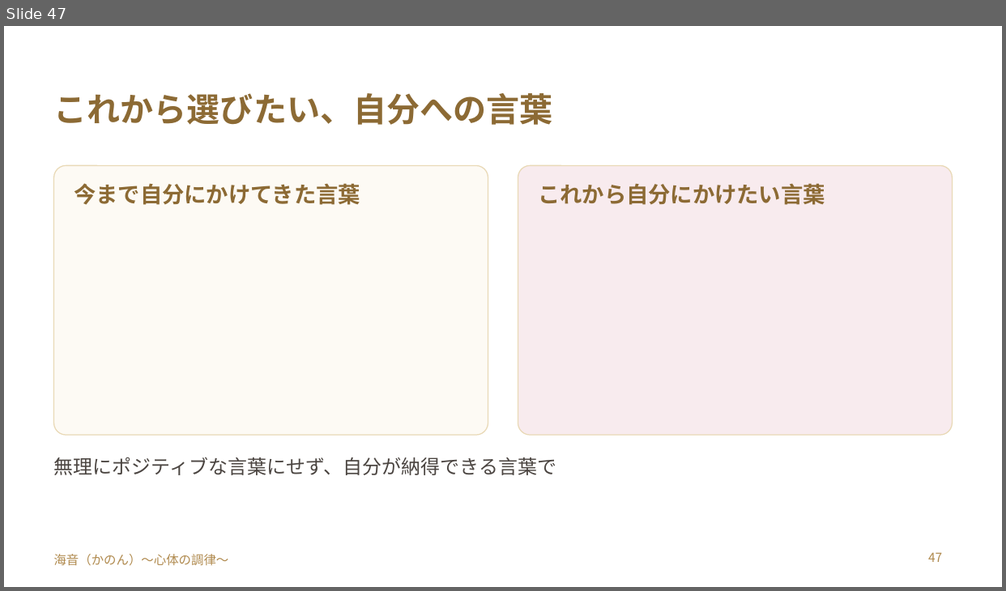
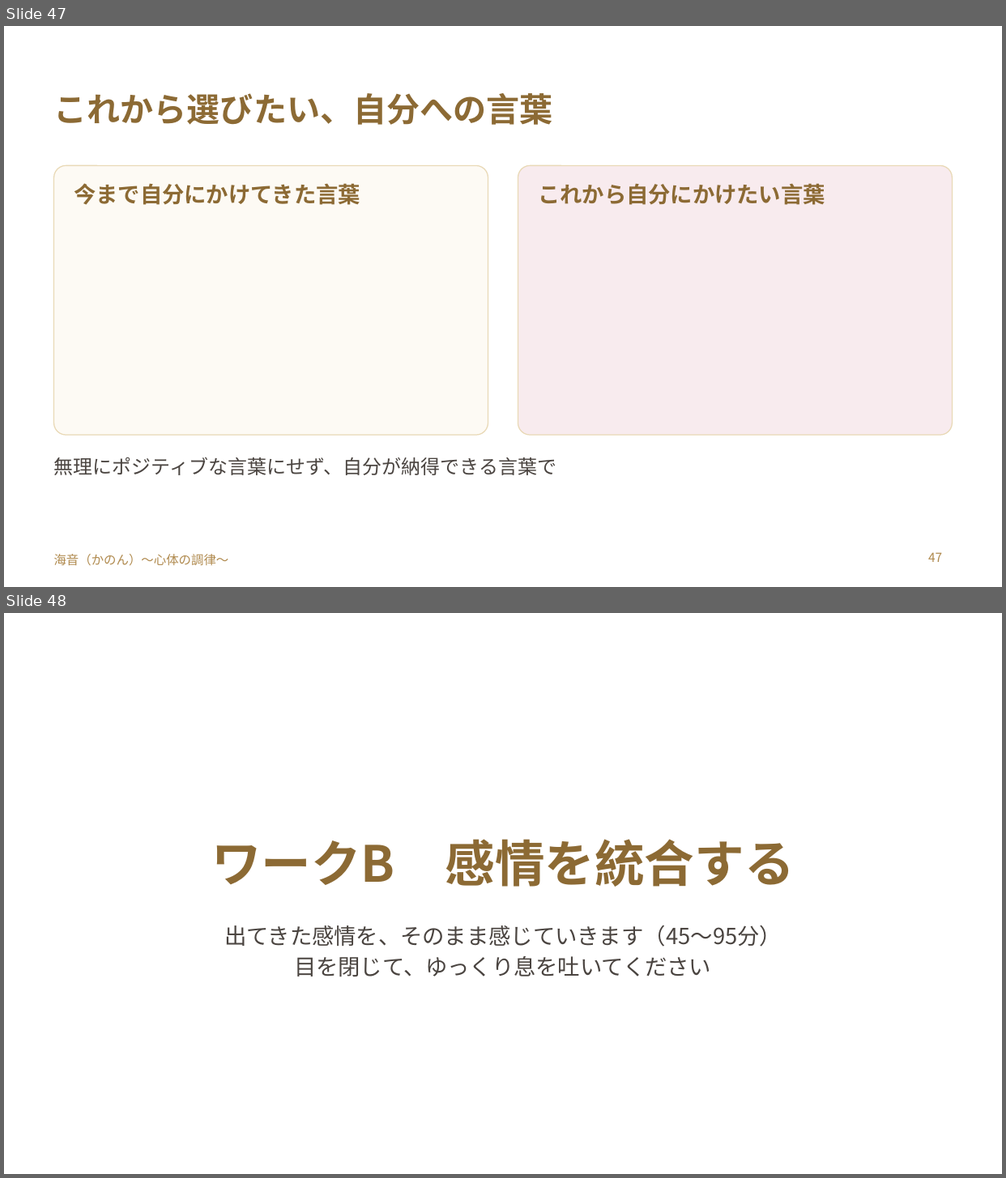
Before and after one commit to y-takahashi-cmd/MyBrain, a slide deck: 20_Projects/海音_心体の調律/タマラ/髙瀨三由紀さん/20261102_髙瀨三由紀さん_胸の奥の痛みをほどく単発セッション.pptx. Shown one above the other, each under a label of ours: slide 47 before the commit, slides 47 and 48 after it. The pictures are 1006x591 and 1006x1178 pixels, drawn with LibreOffice and Linux fonts; fonts in the diff are those of the drawing; background and template pictures are left out. Boxes give left, top, right and bottom in pixels: in the first picture for what was removed or moved away, otherwise in the second. Text is boxed around its words. In the diff, an @@ line names an element or a change of style, - is before the commit and + after.

```diff
--- a/20_Projects/海音_心体の調律/タマラ/髙瀨三由紀さん/20261102_髙瀨三由紀さん_胸の奥の痛みをほどく単発セッション.pptx
+++ b/20_Projects/海音_心体の調律/タマラ/髙瀨三由紀さん/20261102_髙瀨三由紀さん_胸の奥の痛みをほどく単発セッション.pptx
@@ slide 48 added at box(4, 613, 1002, 1174), background picture (left out) @@
@@ title added at box(211, 839, 795, 887), 36 pt, text #8C6A34, bold @@
+ワークB 感情を統合する
@@ text added at box(224, 925, 782, 977), 16 pt, text #4A4440 @@
+出てきた感情を、そのまま感じていきます（45〜95分）
+目を閉じて、ゆっくり息を吐いてください
```
Also in this commit, not shown: 2 slides changed, 13 other slides added, 1 other file.
